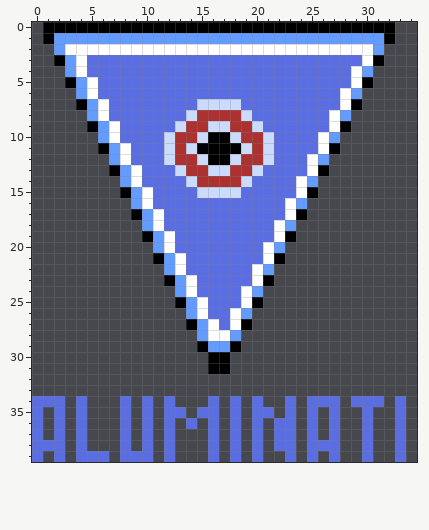
One commit to this pixel-art file: assets/visual/inventions/patent03_aluminati.aseprite. The first picture shows the starting point.
64x64 pixels, 1 frame. The old version is drawn lined up with the new one, on the new canvas.
Once edited:
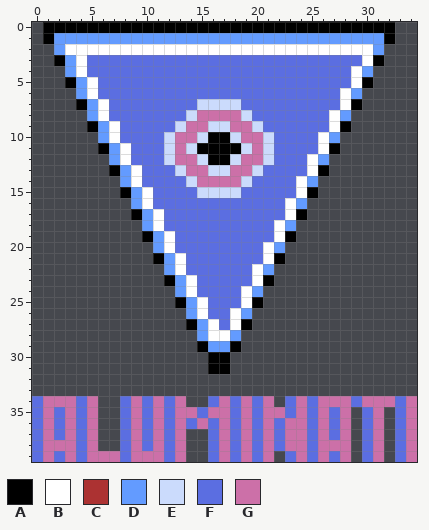
Palette (. is transparent): A #000000  B #ffffff  C #ac3232  D #639bff  E #cbdbfc  F #5b6ee1  G #cc70a8
The edit:
canvas 64x64 -> 35x40, the old top-left corner now at -15,-11 (the part of the old canvas that was cut away was empty and is not shown)
y 8: x 15..18 CCCC -> GGGG
y 9: x 14..15 CC -> GG; x 18..19 CC -> GG
y 10: x 13..14 CC -> GG; x 19..20 CC -> GG
y 11: x 13 C -> G; x 20 C -> G
y 12: x 13..14 CC -> GG; x 19..20 CC -> GG
y 13: x 14..15 CC -> GG; x 18..19 CC -> GG
y 14: x 15..18 CCCC -> GGGG
y 34: x 1..3 FF. -> GGG; x 5 . -> G; x 9 . -> G; x 11 . -> G; x 13 . -> G; x 17 . -> G; x 19 . -> G; x 21 . -> G; x 24 . -> G; x 26..28 FF. -> GGG; x 30..32 FF. -> GGG; x 34 . -> G
y 35: x 1 . -> G; x 3 . -> G; x 5 . -> G; x 9 . -> G; x 11 . -> G; x 13..14 F. -> GG; x 16..17 F. -> GG; x 19 . -> G; x 21..22 F. -> GG; x 24 . -> G; x 26 . -> G; x 28 . -> G; x 31 . -> G; x 34 . -> G
y 36: x 1 . -> G; x 3 . -> G; x 5 . -> G; x 9 . -> G; x 11 . -> G; x 13 . -> G; x 15 . -> G; x 17 . -> G; x 19 . -> G; x 21 . -> G; x 23..24 F. -> GG; x 26 . -> G; x 28 . -> G; x 31 . -> G; x 34 . -> G
y 37: x 1 . -> G; x 3 . -> G; x 5 . -> G; x 9 . -> G; x 11 . -> G; x 13 . -> G; x 17 . -> G; x 19 . -> G; x 21 . -> G; x 23..24 F. -> GG; x 26 . -> G; x 28 . -> G; x 31 . -> G; x 34 . -> G
y 38: x 1..3 FF. -> GGG; x 5 . -> G; x 9 . -> G; x 11 . -> G; x 13 . -> G; x 17 . -> G; x 19 . -> G; x 21 . -> G; x 23..24 F. -> GG; x 26..28 FF. -> GGG; x 31 . -> G; x 34 . -> G
y 39: x 1 . -> G; x 3 . -> G; x 5..7 FF. -> GGG; x 9..11 FF. -> GGG; x 13 . -> G; x 17 . -> G; x 19 . -> G; x 21 . -> G; x 24 . -> G; x 26 . -> G; x 28 . -> G; x 31 . -> G; x 34 . -> G
Boxes around the changes in both pictures, in picture pixels (x1, y1, x2, y2):
changed: (175, 110, 263, 187)
changed: (43, 396, 417, 462)
